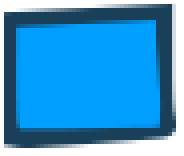
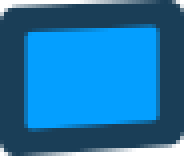
Comparing the layer stacks of the two (184, 156) images. Changes:
removed layer "Layer 2" (was 25%) over [0, 0, 184, 156]
renamed "Vector Smart Object1" to "Vector Smart Object", painted on it over [0, 0, 184, 156]
removed layer "Layer 1" over [16, 20, 164, 132]
